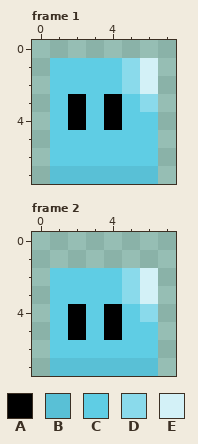
Pixel-art file -- Assets/Sprites/Enemy/slime.aseprite. The picture above was drawn from the file before the commit.
8x8 pixels, 2 frames. Shown: frame 1, frame 2.
Palette (. is transparent): A #000000  B #59c0d6  C #5fcde4  D #8adaeb  E #d3f1f7
Pixels before, frame 1, first column x 1:
1 CCCCDE
2 CCCCDE
3 CACACD
4 CACACC
5 CCCCCC
6 CCCCCC
7 BBBBBB
Pixels before, frame 2, first column x 1:
2 CCCCDE
3 CCCCDE
4 CACACD
5 CACACC
6 CCCCCC
7 BBBBBB
The same view after the edit:
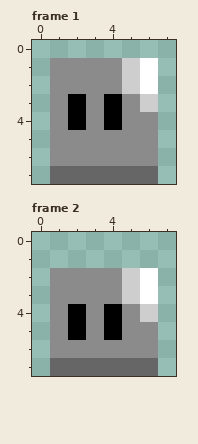
Difference:
Colour B changes from #59c0d6 to #666666.
Colour C changes from #5fcde4 to #8b8b8b.
Colour D changes from #8adaeb to #cecece.
Colour E changes from #d3f1f7 to #ffffff.
Where, in picture pixels (left, top, right, bottom), the same in both pictures:
changed: (50, 58, 158, 184)
changed: (50, 268, 158, 376)
